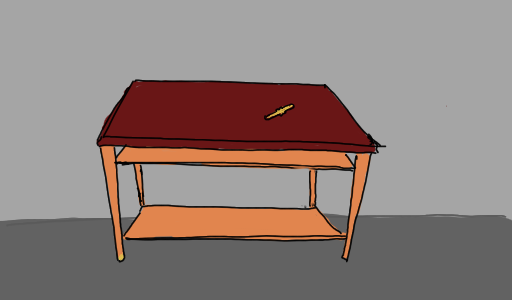
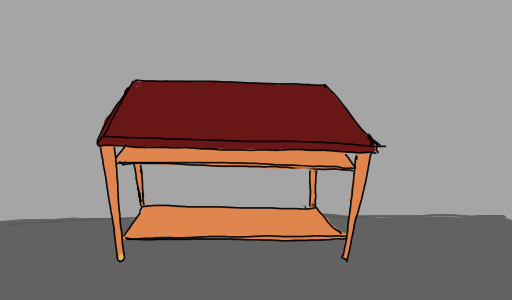
Revision of a layered 512px x 300px image; what changed, layer by layer:
hid group "Ding" (2 layers) over (114, 103, 447, 165)
